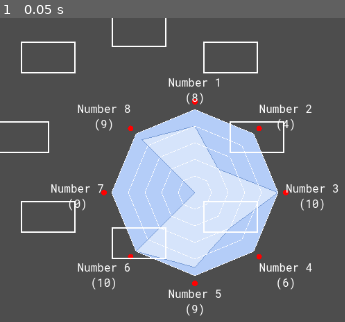
Above: before the commit, frame 1.
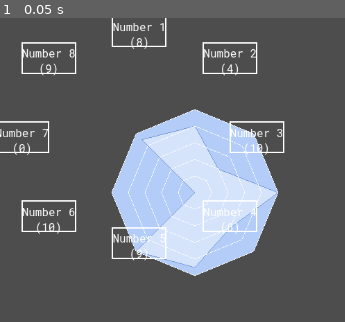
Above: after the commit, the same moment.

Repository: TheLsbt/godot_radar_graph
Game: Godot game, scene res://src/debug.tscn
Two runs of this game, one before a commit and one after it. Both use one fixed random seed, a clock stepped at 60 frames per second and the inputs below. The project has no main scene, so this scene is started directly.
Inputs:
- Up to frame 1 (0.05 s): no input

The runs differ from the first frame. In frame 1, 5.5% of the frame differs, in the area x 0-98%, y 1-99%.

Commit message:
Use the title rect cache to make the title draw function smaller

Diff:
--- a/src/debug.tscn
+++ b/src/debug.tscn
@@ -18,7 +18,7 @@
 step = 0.2
 rounded = true
 font = ExtResource("3_v0rtb")
-title_seperation = 10.895
+title_seperation = 10.625
 background_color = Color(0.705058, 0.802439, 0.972596, 1)
 graph_color = Color(0.8394, 0.89315, 0.984997, 1)
 graph_outline_color = Color(0.47168, 0.610492, 0.838542, 1)
--- a/src/radar_graph.gd
+++ b/src/radar_graph.gd
@@ -408,46 +408,17 @@
 func _draw_titles() -> void:
 	var center := size / 2
 	for index in range(key_count):
-		var pos := _get_polygon_point(index)
-
-		var value := snappedf(get_item_value(index), step)
-		var title := get_item_title(index).format({"value": value})
-		var title_and_value := title
-
-		var title_size := font.get_multiline_string_size(title_and_value, HORIZONTAL_ALIGNMENT_CENTER, -1, font_size)
-
-		var dir := center.direction_to(pos)
-		# This position is a little bit outside of the background
-		var font_pos := pos + Vector2(title_seperation, title_seperation) * dir
-		var font_offset := Vector2.ZERO
-
-		var title_rect := Rect2()
-		var line_height = font.get_string_size(title_and_value.get_slice("\n", 0), HORIZONTAL_ALIGNMENT_CENTER, title_size.x, font_size).y
-
-		var location := _get_point_as_location(pos)
-		match location:
-			Location.TOP_LEFT:
-				font_offset = Vector2(-title_size.x, -line_height)
-			Location.TOP_CENTER:
-				font_offset = Vector2(-title_size.x / 2, -line_height)
-			Location.TOP_RIGHT:
-				font_offset = Vector2(0, -line_height)
-			Location.CENTER_LEFT:
-				font_offset = Vector2(-title_size.x, (-title_size.y * 0.5) + line_height)
-			Location.CENTER_RIGHT:
-				font_offset = Vector2(0, (-title_size.y * 0.5) + line_height)
-			Location.BOTTOM_LEFT:
-				font_offset = Vector2(-title_size.x, line_height)
-			Location.BOTTOM_CENTER:
-				font_offset = Vector2(-title_size.x / 2, line_height)
-			Location.BOTTOM_RIGHT:
-				font_offset = Vector2(0, line_height)
-
-
-		draw_circle(font_pos, 4, Color.RED)
-		#draw_rect(Rect2(font_pos + font_offset - Vector2(0, line_height), title_size), Color.WHITE, false, 2)
-
-		draw_multiline_string(font, font_pos + font_offset, title_and_value, HORIZONTAL_ALIGNMENT_CENTER, title_size.x, font_size)
-
+		var subsitutes := {
+			"value": get_item_value(index)
+		}
+		var title := get_item_title(index).format(subsitutes)
+		var rect := _title_rect_cache[index]
+		var first_line_size := font.get_string_size(
+			title.get_slice("\n", 0), HORIZONTAL_ALIGNMENT_CENTER, rect.size.x, font_size)
+		var font_position := rect.position + Vector2(0, first_line_size.y)
+		draw_multiline_string(
+			font, font_position, title, HORIZONTAL_ALIGNMENT_CENTER, rect.size.x, font_size)
+
+	# NOTE: Debug to view the title rect cache
 	for rect in _title_rect_cache:
 		draw_rect(rect, Color.WHITE, false, 2)
